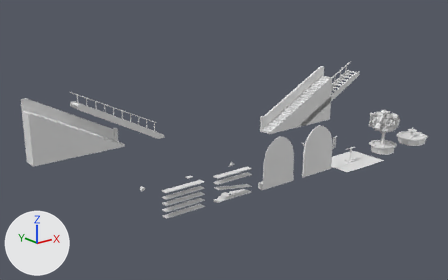
Before and after pictures for a commit that changed the Blender file art_src/kit/kit_dressing.blend.
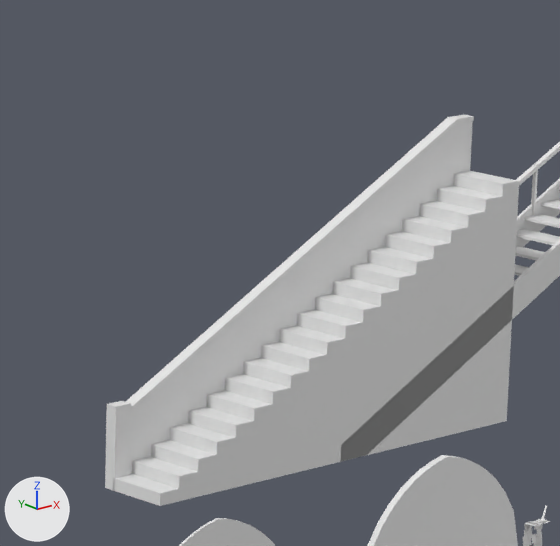
The first picture shows the older version from a 50 mm lens placed at (-20.7, -29.9, 16.2), pointed at (9.9, 8.3, 0.9). The close-ups show the older and then the newer version on the part from 54% to 76% of the width and 16% to 50% of the height of that picture. Only the edits that show in the close-ups are written down. The axes (+X, +Y, +Z) are drawn at lower left. The lights are the same throughout. Objects named as collision shapes, trigger or cutter boxes, shadow casters or lower levels of detail are left out.

In view in the first close-up: 'recess_sealed_door__infill-col', 'recess_tile_panel__panel', 'stair_steps_masonry__coping', 'stair_steps_masonry__parapet', 'stair_steps_masonry__steps', 'stair_steps_open__stringers', 'stair_steps_open__treads' and 2 more.
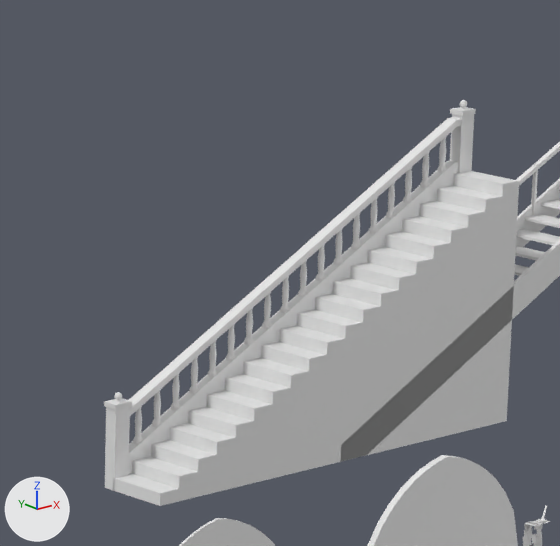
Changed parts and their boxes (x1, y1, x2, y2) in the close-ups (560 x 546 px):
'stair_steps_masonry__parapet', reshaped (11% shorter)
    before: (130, 121, 473, 474)
    after: (129, 161, 458, 474)
'stair_steps_masonry__coping', reshaped (10% narrower, 20% shorter)
    before: (105, 115, 474, 490)
    after: (129, 117, 461, 416)
'stair_steps_masonry__balusters', added
    after: (133, 136, 447, 444)
'stair_steps_masonry__newels', added
    after: (104, 100, 476, 490)
part 2 of me_stair_steps_masonry__coping_001, rebuilt
    before: (126, 115, 474, 412)
    after: (129, 117, 461, 416)

The change, as a list of edits to the scene's bpy script:
```text
Change me_stair_steps_masonry__parapet_001:
    used by ob_stair_steps_masonry__parapet; parent = ob_m_stair_steps_masonry; location = (0.0, 0.0, 0.0)
    remove me_stair_steps_masonry__parapet_001.from_pydata(...)  # 10 vertices, 7 faces; spans x -3.98..4.0, y 0.45..0.65, z 0.0..5.0
    add me_stair_steps_masonry__parapet_001.from_pydata(...)  # 10 vertices, 7 faces; spans x -3.98..3.98, y 0.45..0.63, z 0.0..4.33
    me_stair_steps_masonry__parapet_001 part 1
    me_stair_steps_masonry__parapet_001.vertices[1].co: (4.0, 0.45, 0.0) -> (3.98, 0.45, 0.0)
    me_stair_steps_masonry__parapet_001.vertices[2].co: (4.0, 0.45, 5.0) -> (3.98, 0.45, 4.33)  # pixel (472, 120) -> not seen
    me_stair_steps_masonry__parapet_001.vertices[3].co: (3.6, 0.45, 5.0) -> (3.6, 0.45, 4.33)  # pixel (456, 123) -> pixel (454, 163)
    me_stair_steps_masonry__parapet_001.vertices[4].co: (-3.98, 0.45, 1.07) -> (-3.98, 0.45, 0.4)  # pixel (115, 425) -> pixel (114, 466)
    me_stair_steps_masonry__parapet_001.vertices[5].co: (-3.98, 0.65, 0.0) -> (-3.98, 0.63, 0.0)  # pixel (105, 487) -> pixel (106, 487)
    me_stair_steps_masonry__parapet_001.vertices[6].co: (4.0, 0.65, 0.0) -> (3.98, 0.63, 0.0)
    me_stair_steps_masonry__parapet_001.vertices[7].co: (4.0, 0.65, 5.0) -> (3.98, 0.63, 4.33)
    me_stair_steps_masonry__parapet_001.vertices[8].co: (3.6, 0.65, 5.0) -> (3.6, 0.63, 4.33)  # not seen -> pixel (446, 161)
    me_stair_steps_masonry__parapet_001.vertices[9].co: (-3.98, 0.65, 1.07) -> (-3.98, 0.63, 0.4)  # pixel (106, 422) -> pixel (106, 463)
Change me_stair_steps_masonry__coping_001:
    used by ob_stair_steps_masonry__coping; parent = ob_m_stair_steps_masonry; location = (0.0, 0.0, 0.0)
    remove me_stair_steps_masonry__coping_001.from_pydata(...)  # 20 vertices, 14 faces; spans x -4.0..4.0, y 0.42..0.65, z 0.0..5.08
    add me_stair_steps_masonry__coping_001.from_pydata(...)  # 12 vertices, 8 faces; spans x -3.75..3.85, y 0.43..0.64, z 1.14..5.07
    me_stair_steps_masonry__coping_001 part 2: the loose piece of 12 vertices spanning x -3.98..4.0, y 0.43..0.65, z 1.07..5.08 is rebuilt with 12 vertices and now spans x -3.75..3.85, y 0.43..0.64, z 1.14..5.07
    other edits to the shape of me_stair_steps_masonry__coping_001 do not show in these pictures
Add me_stair_steps_masonry__newels:
    me_stair_steps_masonry__newels.from_pydata(...)  # 136 vertices, 144 faces; spans x -4.02..4.0, y 0.4..0.67, z 0.0..5.36
    me_stair_steps_masonry__newels.materials.append(mat_arch_stone)  # white #e7e7e7
Add me_stair_steps_masonry__balusters:
    me_stair_steps_masonry__balusters.from_pydata(...)  # 1548 vertices, 1728 faces; spans x -3.48..3.48, y 0.46..0.62, z 0.63..4.92
    me_stair_steps_masonry__balusters.materials.append(mat_arch_stone)  # white #e7e7e7
Add ob_stair_steps_masonry__newels:
    ob_stair_steps_masonry__newels = bpy.data.objects.new('stair_steps_masonry__newels', me_stair_steps_masonry__newels)
    ob_stair_steps_masonry__newels.parent = ob_m_stair_steps_masonry
    ob_stair_steps_masonry__newels.location = (0.0, 0.0, 0.0)
Add ob_stair_steps_masonry__balusters:
    ob_stair_steps_masonry__balusters = bpy.data.objects.new('stair_steps_masonry__balusters', me_stair_steps_masonry__balusters)
    ob_stair_steps_masonry__balusters.parent = ob_m_stair_steps_masonry
    ob_stair_steps_masonry__balusters.location = (0.0, 0.0, 0.0)
```
